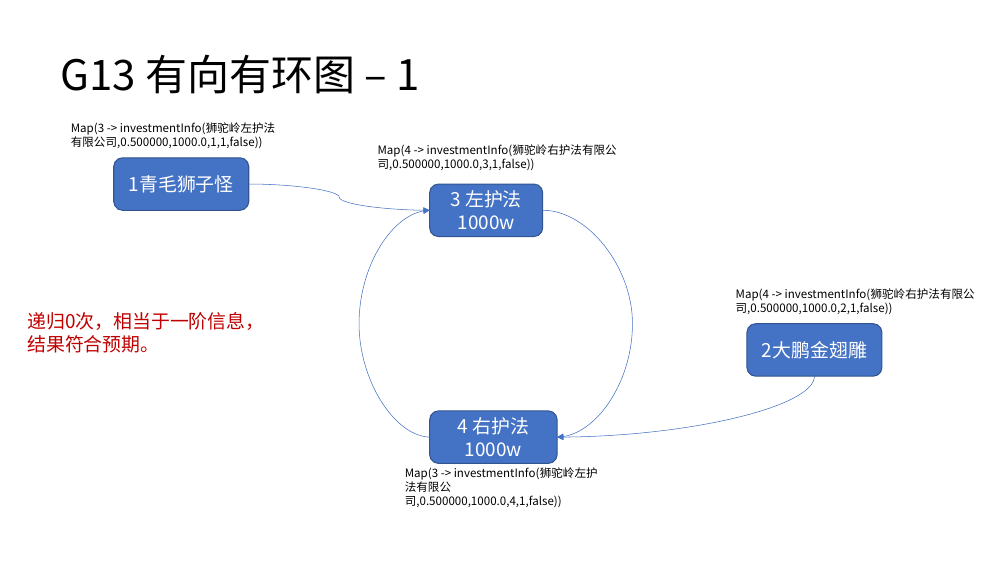
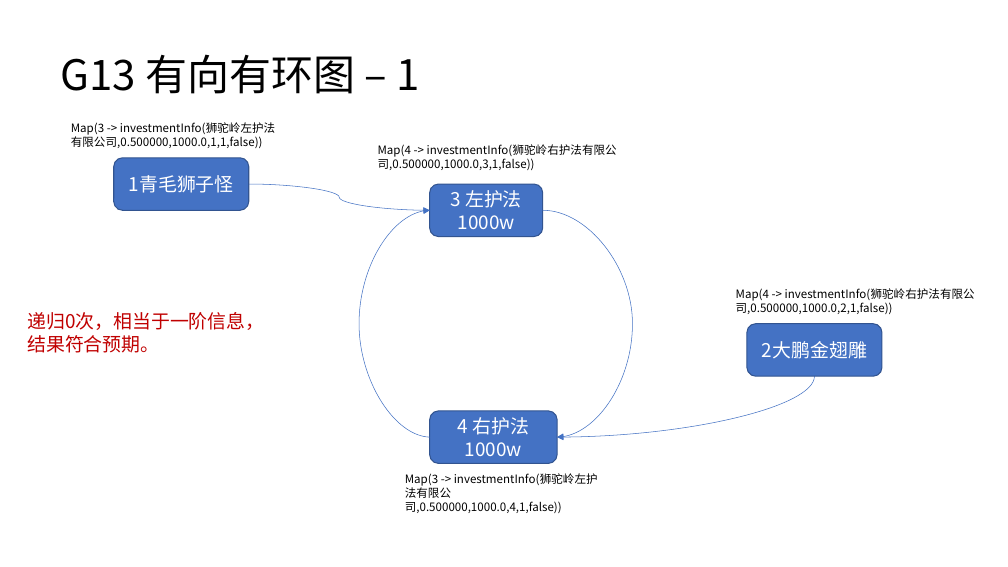
Before and after one commit to DrDavidS/SparkLearn, a slide deck: slide 16 of 股权图谱.pptx. Drawn at 1008x567 pixels with LibreOffice and Linux fonts; fonts in the diff are those of the drawing. Boxes give left, top, right and bottom in pixels: in the first picture for what was removed or moved away, otherwise in the second. Text is boxed around its words. In the diff, an @@ line names an element or a change of style, - is before the commit and + after.

```diff
--- a/股权图谱.pptx
+++ b/股权图谱.pptx
@@ text "Map(3 -> investmentInfo(狮驼岭左护法有限公司,0.500000,1000.0,4,1,false ...": place and size @@
-text "Map(3 -> investmentInfo(狮驼岭左护法有限公司,0.500000,1000.0,4,1,false ..." at bbox=[405, 467, 598, 507]
+text "Map(3 -> investmentInfo(狮驼岭左护法有限公司,0.500000,1000.0,4,1,false ..." at bbox=[405, 473, 598, 513]
```
Also in this commit, not shown: 3 other slides changed, 4 slides added, 4 other files.
